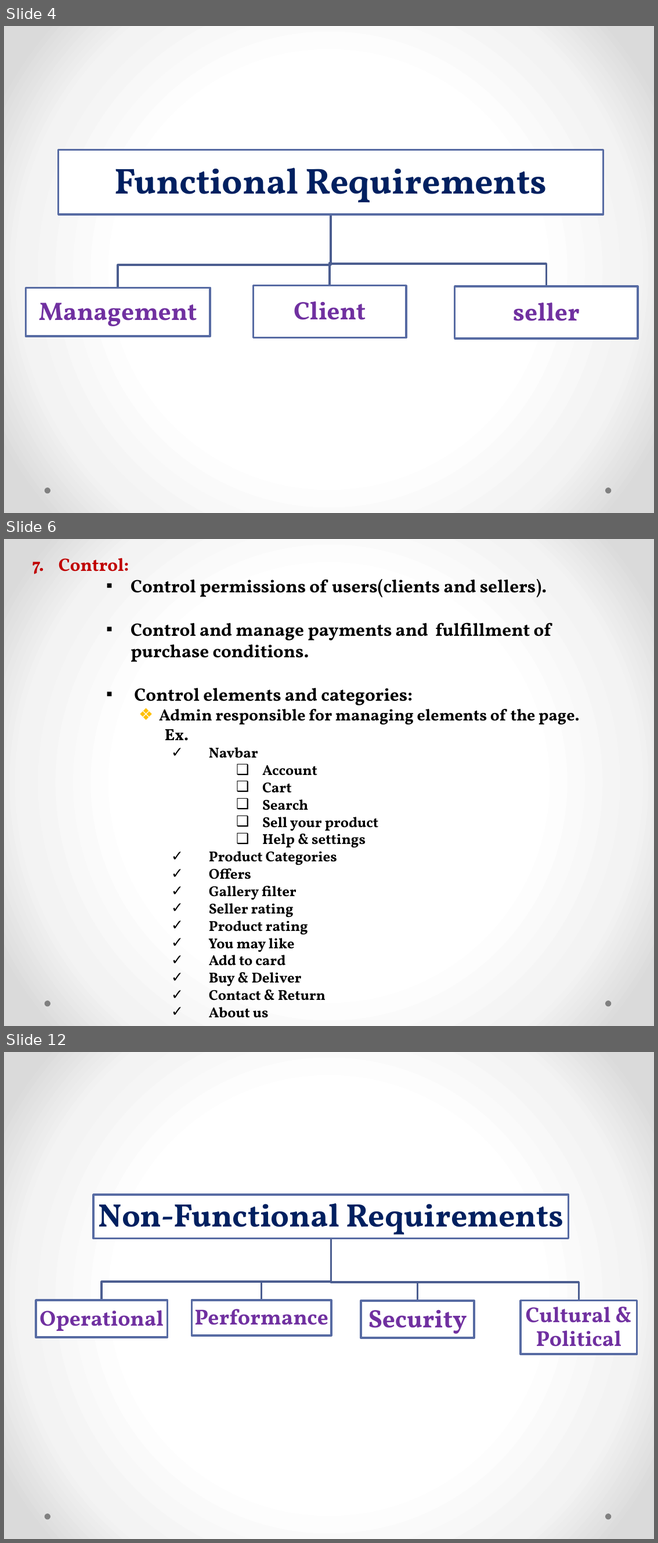
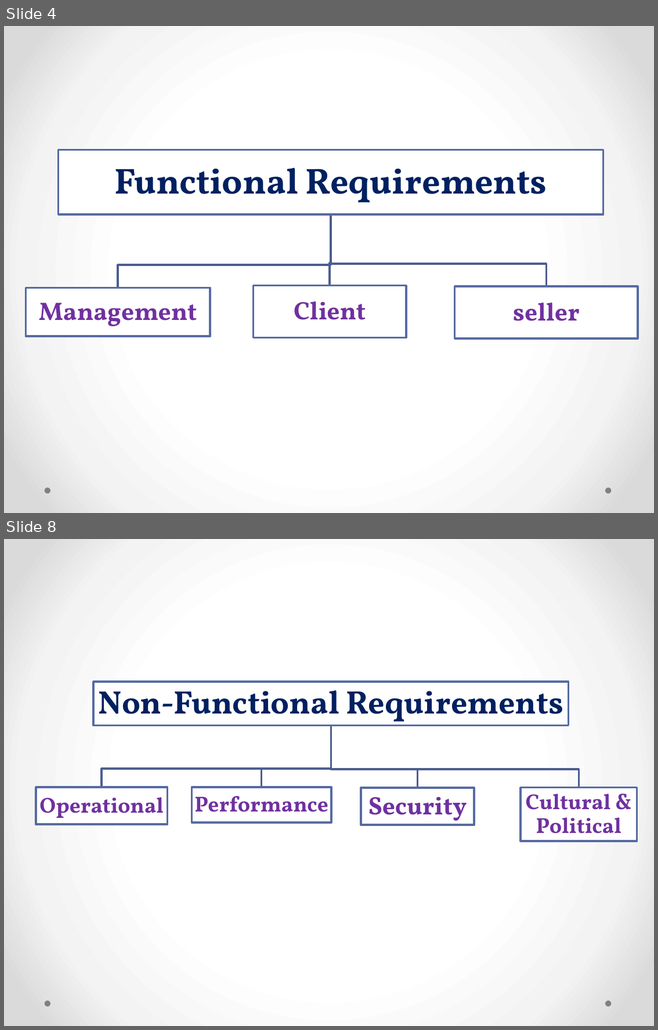
Before and after one commit to ahmedsharabasy/Furniture-online-store, a slide deck: System analysis/requirements specification document.pptx. Shown one above the other, each under a label of ours: slides 4, 6 and 12 before the commit, slides 4 and 8 after it; the slides between them are not shown. The pictures are 658x1543 and 658x1030 pixels, drawn with LibreOffice and Linux fonts; fonts in the diff are those of the drawing. Boxes give left, top, right and bottom in pixels: in the first picture for what was removed or moved away, otherwise in the second. Text is boxed around its words. In the diff, an @@ line names an element or a change of style, - is before the commit and + after.

```diff
--- a/System analysis/requirements specification document.pptx
+++ b/System analysis/requirements specification document.pptx
@@ slide 6 removed at box(4, 539, 654, 1026), background gradient #FFFFFF to #F4F4F4 to #DADADA; not listed: 2 template elements that a slide beside it also shows @@
@@ text removed at box(32, 558, 579, 1018) @@
-7. Control:
-▪ Control permissions of users(clients and sellers).
-▪ Control and manage payments and fulfillment of purchase conditions.
-▪ Control elements and categories:
-  ❖ Admin responsible for managing elements of the page.
-  Ex.
-    ✓ Navbar
-        ❑ Account
-        ❑ Cart
-        ❑ Search
-        ❑ Sell your product
-        ❑ Help & settings
-    ✓ Product Categories
-    ✓ Offers
-    ✓ Gallery filter
-    ✓ Seller rating
-    ✓ Product rating
-    ✓ You may like
-    ✓ Add to card
-    ✓ Buy & Deliver
-    ✓ Contact & Return
-    ✓ About us
@@ what was slide 12 is now slide 8 @@
```
Also in this commit, not shown: 3 slides changed, 3 other slides removed, 46 other files.
